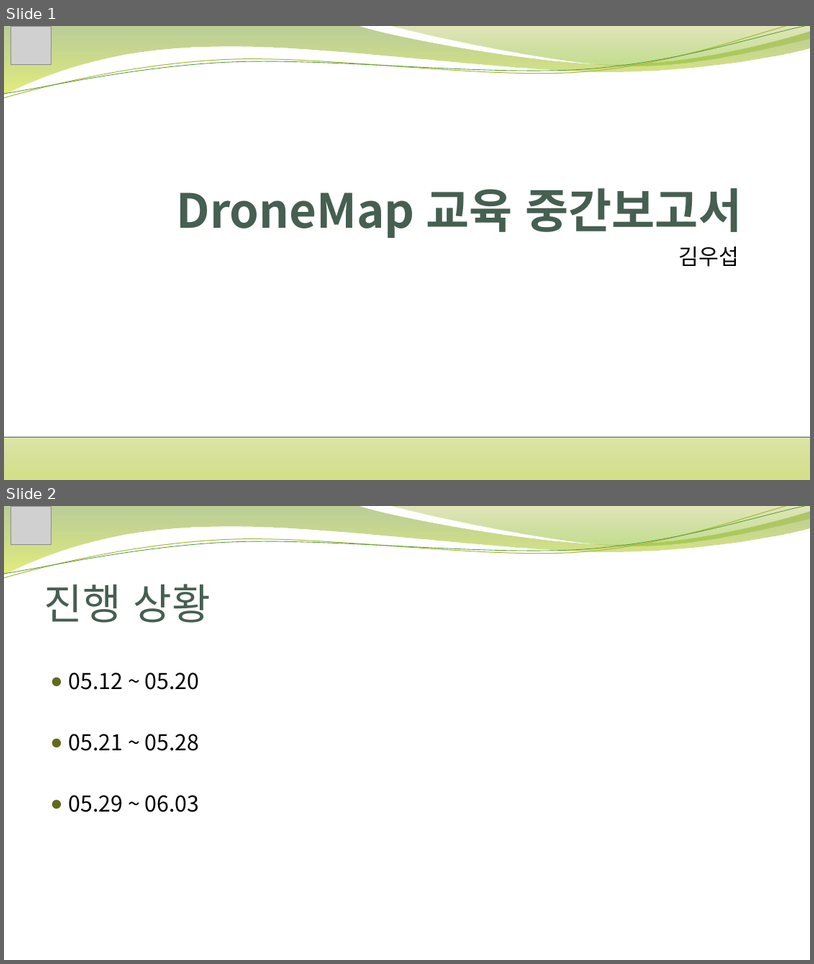
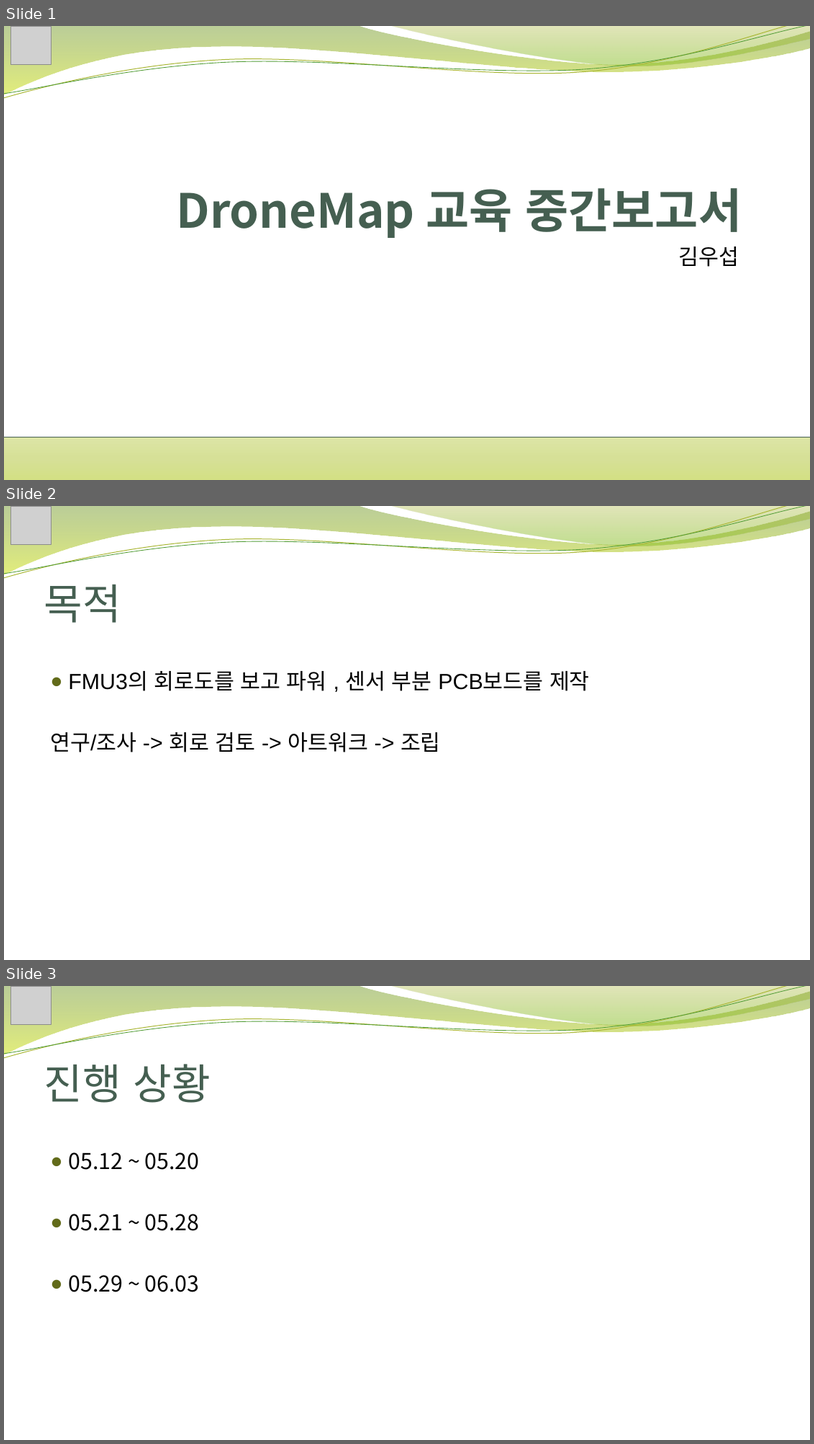
Before and after one commit to woos444/DroneMap_education, a slide deck: DroneMap 교육 중간보고서.pptx. Shown one above the other, each under a label of ours: slides 1 and 2 before the commit, slides 1, 2 and 3 after it. The pictures are 814x964 and 814x1444 pixels, drawn with LibreOffice and Linux fonts; fonts in the diff are those of the drawing; grey boxes stand for pictures; background and template pictures are left out. Boxes give left, top, right and bottom in pixels: in the first picture for what was removed or moved away, otherwise in the second. Text is boxed around its words. In the diff, an @@ line names an element or a change of style, - is before the commit and + after.

Commit message:
save

```diff
--- a/DroneMap 교육 중간보고서.pptx
+++ b/DroneMap 교육 중간보고서.pptx
@@ slide 2 added at box(4, 506, 810, 960), background picture (left out); not listed: 4 template elements that a slide beside it also shows @@
@@ picture added at box(10, 506, 52, 545) @@
@@ title added at box(44, 584, 121, 623), 50 pt, text #455F51 @@
+목적
@@ text added at box(50, 671, 590, 752), 26 pt, text #000000 @@
+● FMU3의 회로도를 보고 파워 , 센서 부분 PCB보드를 제작
+연구/조사 -> 회로 검토 -> 아트워크 -> 조립
@@ what was slide 2 is now slide 3 @@
```
